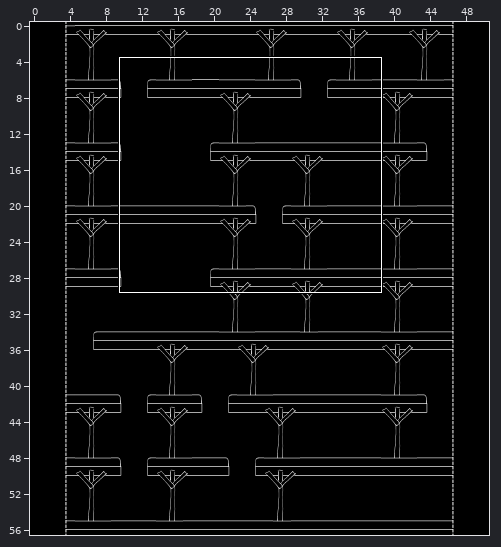
Tiled map (JSON) -- public/tilemaps/nivel3.json. The first picture is a wide view before the edit; the outline marks the close-up.
Close-up. Old version:
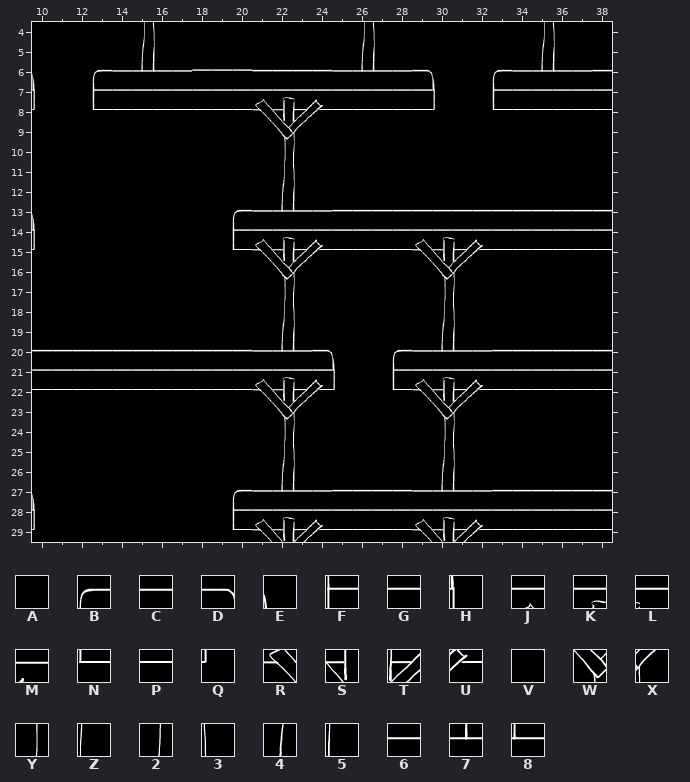
Cells are 32x32 px. Shown: x 10..38, y 4..29. The commit also changed other parts of the map, which this record leaves out.
Key: from "fondo": A 0, B 417, C 418, D 419, E 420, F 468, G 469, H 471, J 476, K 477, L 478, M 479, N 519, P 520, Q 522, R 527, S 528, T 529, U 530, V 578, W 579, X 580, Y 630, Z 631, 2 681, 3 682, 4 732, 5 733, 6 782, 7 783, 8 784.
_ is an empty cell.
Layers that did not change in this view are not listed.
Layer "fondo" before, first column x 10:
 4 AAAAA23AAAAAAAAA23AAAAAAA23AA
 5 AAAAA45AAAAAAAAA45AAAAAAA45AA
 6 EAAB6786GGGCCCC6786DEAAB6786C
 7 HAAFGGGGGGGJKLMGGGGGHAAFGGGGG
 8 QAANPPPPPPPRSTUPPPPPQAANPPPPP
 9 AAAAAAAAAAAVWXAAAAAAAAAAAAAAA
10 AAAAAAAAAAAAYZAAAAAAAAAAAAAAA
11 AAAAAAAAAAAA23AAAAAAAAAAAAAAA
12 AAAAAAAAAAAA45AAAAAAAAAAAAAAA
13 EAAAAAAAAAB6786CCCCCCCCCCCCCC
14 HAAAAAAAAAFJKLMGGGGJKLMGGGGGG
15 QAAAAAAAAANRSTUPPPPRSTUPPPPPP
16 AAAAAAAAAAAVWXAAAAAVWXAAAAAAA
17 AAAAAAAAAAAAYZAAAAAAYZAAAAAAA
18 AAAAAAAAAAAA23AAAAAA23AAAAAAA
19 AAAAAAAAAAAA45AAAAAA45AAAAAAA
20 CCCCCCCCCCC678DEAAB6786CCCCCC
21 GGGGGGGGGGGJKLMHAAFJKLMGGGGGG
22 PPPPPPPPPPPRSTUQAANRSTUPPPPPP
23 AAAAAAAAAAAVWXAAAAAVWXAAAAAAA
24 AAAAAAAAAAAAYZAAAAAAYZAAAAAAA
25 AAAAAAAAAAAA23AAAAAA23AAAAAAA
26 AAAAAAAAAAAA45AAAAAA45AAAAAAA
27 EAAAAAAAAAB6786CCCC6786CCCCCC
28 HAAAAAAAAAFJKLMGGGGJKLMGGGGGG
29 QAAAAAAAAANRSTUPPPPRSTUPPPPPP
The same view after the edit:
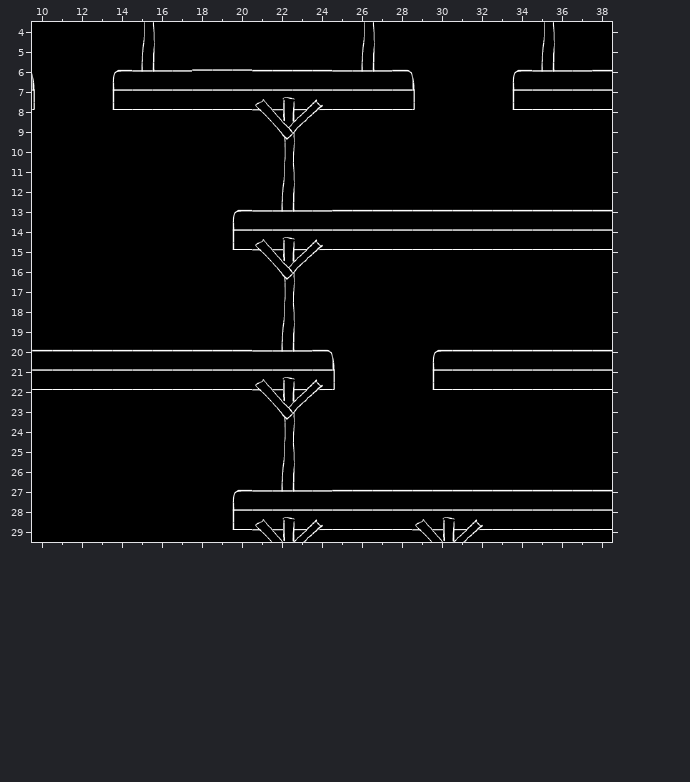
Changes in this commit:
Layer "fondo":
y 6: x 13..14 B6 -> AB; x 28..30 6DE -> DEA; x 33..34 B6 -> AB
y 7: x 13..14 FG -> AF; x 29..30 GH -> HA; x 33..34 FG -> AF
y 8: x 13..14 NP -> AN; x 29..30 PQ -> QA; x 33..34 NP -> AN
y 13: x 10 E -> A
y 14: x 10 H -> A; x 29..32 JKLM -> GGGG
y 15: x 10 Q -> A; x 29..32 RSTU -> PPPP
y 16: x 30..31 WX -> AA
y 17: x 30..31 YZ -> AA
y 18: x 30..31 23 -> AA
y 19: x 30..31 45 -> AA
y 20: x 28..32 B6786 -> AABCC
y 21: x 28..32 FJKLM -> AAFGG
y 22: x 28..32 NRSTU -> AANPP
y 23: x 30..31 WX -> AA
y 24: x 30..31 YZ -> AA
y 25: x 30..31 23 -> AA
y 26: x 30..31 45 -> AA
y 27: x 10 E -> A; x 29..32 6786 -> CCCC
y 28: x 10 H -> A
y 29: x 10 Q -> A
